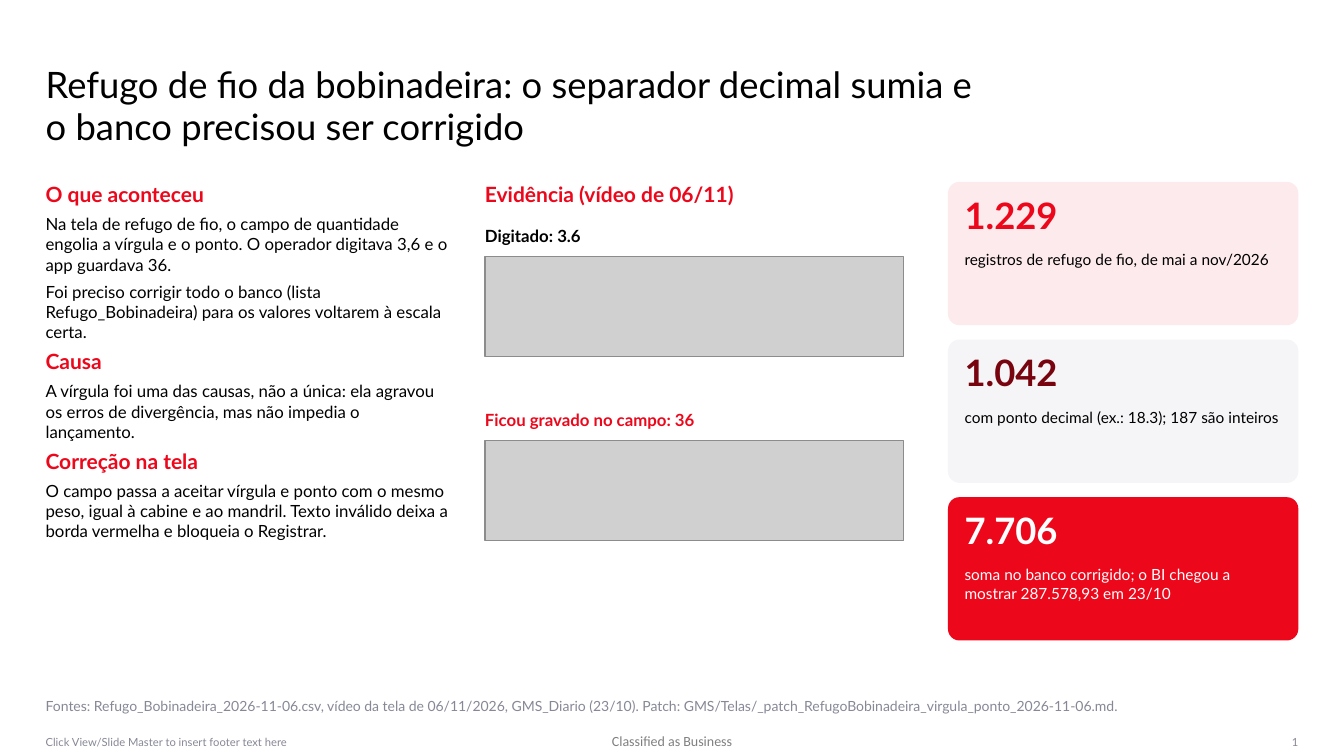
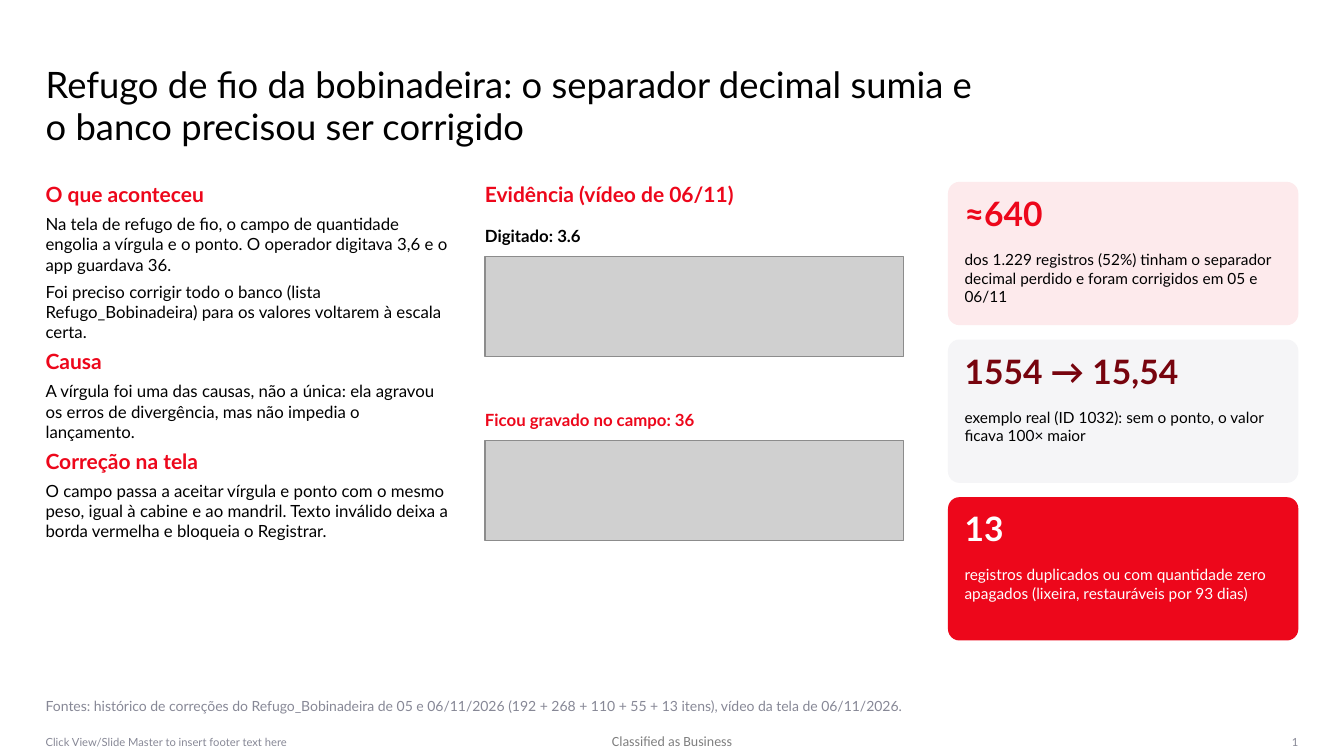
Before and after one commit to WilliamNRAmorim/Projetos, a slide deck: slide 1 of Producao_GMS_x_MB51/Apresentação/Ocorrencia_Refugo_Fio.pptx. Drawn at 1344x756 pixels with LibreOffice and Linux fonts; fonts in the diff are those of the drawing; grey boxes stand for pictures; background and template pictures are left out. Boxes give left, top, right and bottom in pixels: in the first picture for what was removed or moved away, otherwise in the second. Text is boxed around its words. In the diff, an @@ line names an element or a change of style, - is before the commit and + after.

```diff
--- a/Producao_GMS_x_MB51/Apresentação/Ocorrencia_Refugo_Fio.pptx
+++ b/Producao_GMS_x_MB51/Apresentação/Ocorrencia_Refugo_Fio.pptx
@@ text at (x1=965, y1=201, x2=1043, y2=227): text changed; size 26 to 24 pt @@
-1.229
+≈640
@@ text at (x1=965, y1=253, x2=1271, y2=303): text changed @@
-registros de refugo de fio, de mai a nov/2026
+dos 1.229 registros (52%) tinham o separador decimal perdido e foram corrigidos em 05 e 06/11
@@ text at (x1=965, y1=359, x2=1178, y2=389): text changed; size 26 to 24 pt @@
-1.042
+1554 → 15,54
@@ text at (x1=965, y1=411, x2=1263, y2=441): text changed @@
-com ponto decimal (ex.: 18.3); 187 são inteiros
+exemplo real (ID 1032): sem o ponto, o valor ficava 100× maior
@@ text at (x1=965, y1=516, x2=1004, y2=542): text changed; size 26 to 24 pt @@
-7.706
+13
@@ text at (x1=965, y1=568, x2=1266, y2=602): text changed @@
-soma no banco corrigido; o BI chegou a mostrar 287.578,93 em 23/10
+registros duplicados ou com quantidade zero apagados (lixeira, restauráveis por 93 dias)
@@ text at (x1=46, y1=700, x2=902, y2=714): text changed @@
-Fontes: Refugo_Bobinadeira_2026-11-06.csv, vídeo da tela de 06/11/2026, GMS_Diario (23/10). Patch: GMS/Telas/_patch_RefugoBobinadeira_virgula_ponto_2026-11-06.md.
+Fontes: histórico de correções do Refugo_Bobinadeira de 05 e 06/11/2026 (192 + 268 + 110 + 55 + 13 itens), vídeo da tela de 06/11/2026.
```
Also in this commit, not shown: 1 other file.
